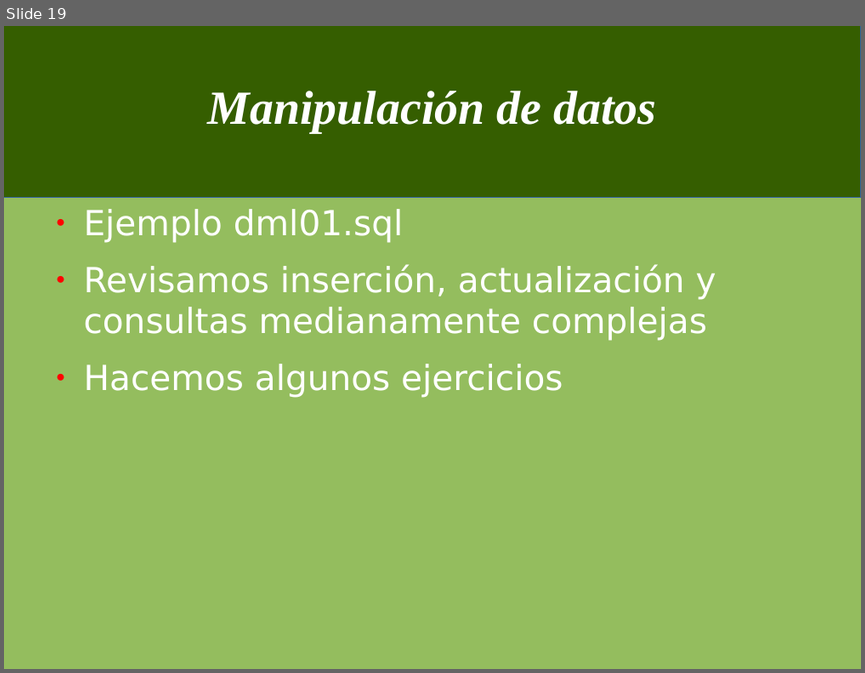
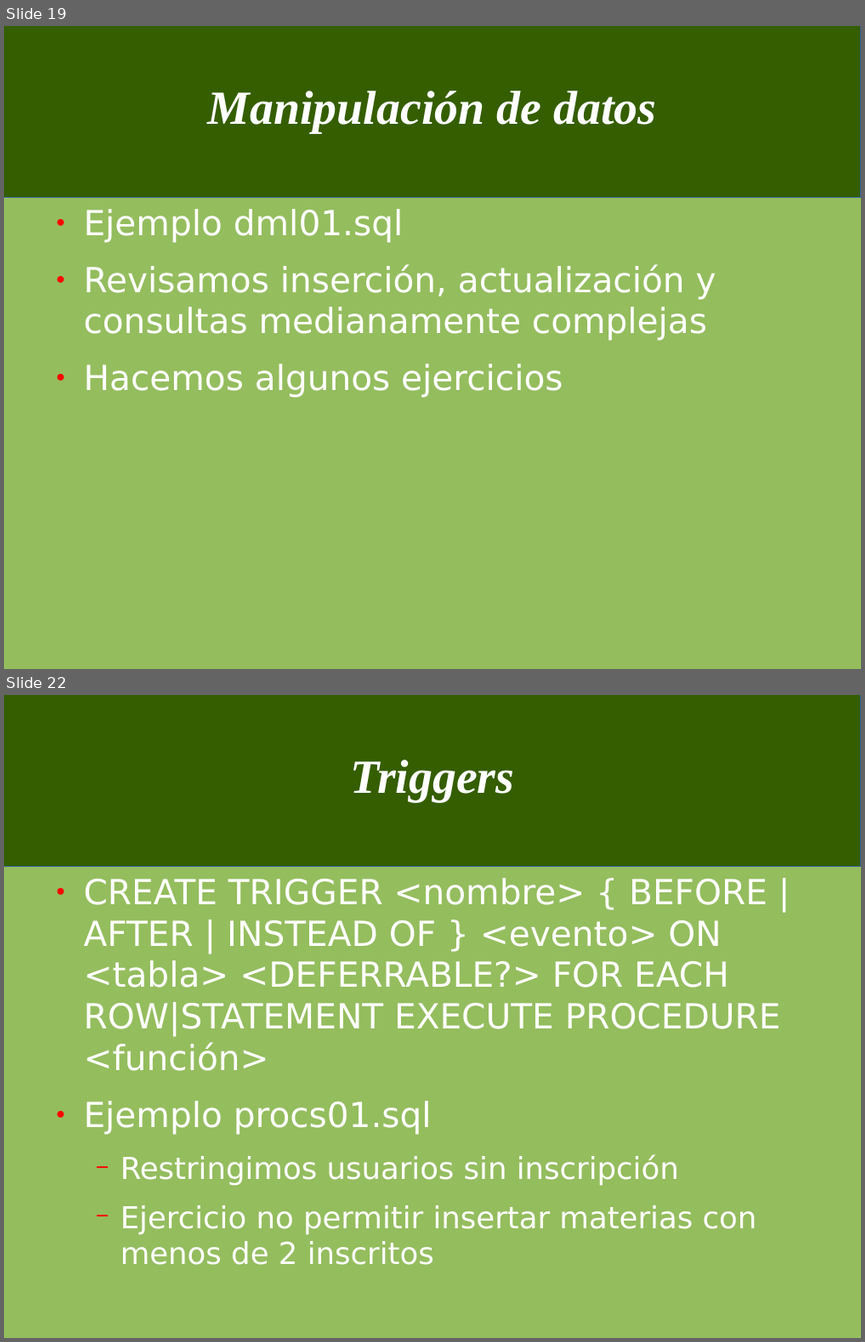
Before and after one commit to jorgeu/curso-postgresql, a slide deck: cursopostgres.odp. Shown one above the other, each under a label of ours: slide 19 before the commit, slides 19 and 22 after it; the slides between them are not shown. The pictures are 865x673 and 865x1342 pixels, drawn with LibreOffice and Linux fonts; fonts in the diff are those of the drawing. Boxes give left, top, right and bottom in pixels: in the first picture for what was removed or moved away, otherwise in the second. Text is boxed around its words. In the diff, an @@ line names an element or a change of style, - is before the commit and + after.

```diff
--- a/cursopostgres.odp
+++ b/cursopostgres.odp
@@ slide 22 added at [4,695,861,1338], background #94BD5E; not listed: 1 template element that a slide beside it also shows @@
@@ title added at [350,760,514,802], 44 pt, text #FFFFFF, bold, italic @@
+Triggers
@@ text added at [84,878,781,1265], 32 pt, text #FFFFFF @@
+● CREATE TRIGGER <nombre> { BEFORE | AFTER | INSTEAD OF } <evento> ON <tabla> <DEFERRABLE?> FOR EACH ROW|STATEMENT EXECUTE PROCEDURE <función>
+● Ejemplo procs01.sql
+  − Restringimos usuarios sin inscripción
+  − Ejercicio no permitir insertar materias con menos de 2 inscritos
```
Also in this commit, not shown: 3 other slides added, 1 slide removed, 2 other files.
